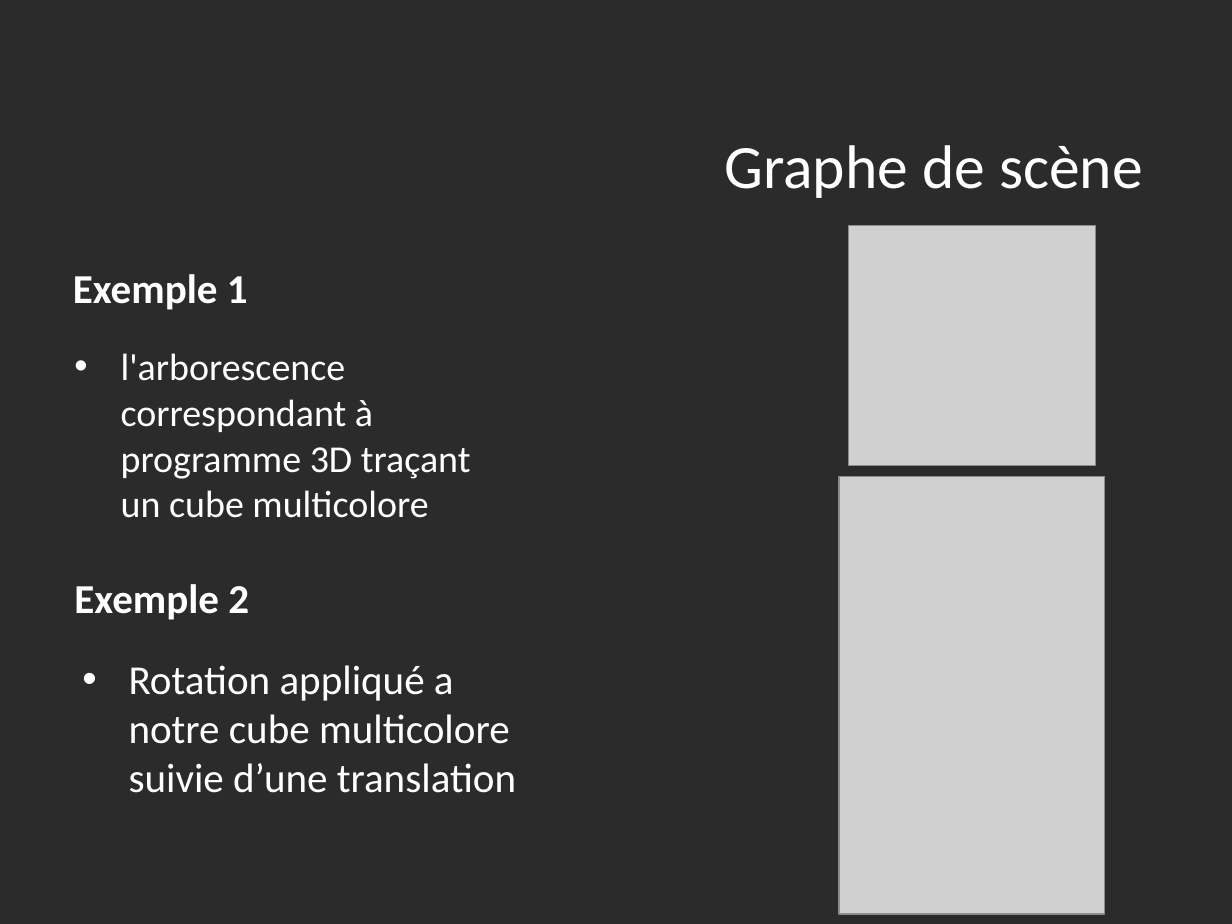
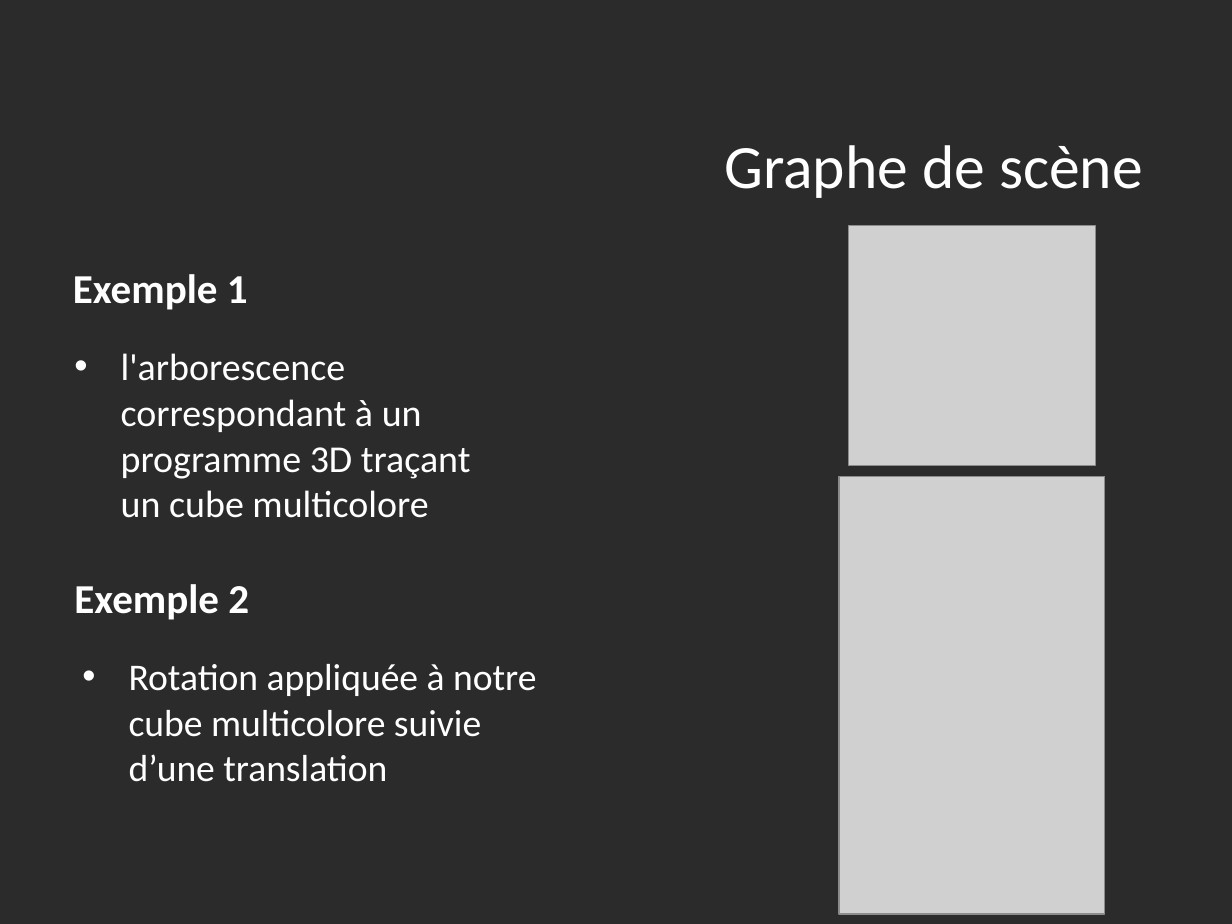
Before and after one commit to IlsanS/Math3D, a slide deck: slide 9 of powerpoint/Présentation1.pptx. Drawn at 1232x924 pixels with LibreOffice and Linux fonts; fonts in the diff are those of the drawing; grey boxes stand for pictures; background and template pictures are left out; a plain dark background stands for a picture behind light text. Boxes give left, top, right and bottom in pixels: in the first picture for what was removed or moved away, otherwise in the second. Text is boxed around its words. In the diff, an @@ line names an element or a change of style, - is before the commit and + after.

Commit message:
13h16

```diff
--- a/powerpoint/Présentation1.pptx
+++ b/powerpoint/Présentation1.pptx
@@ text at [121,353,471,518]: text changed @@
-• l'arborescence correspondant à programme 3D traçant un cube multicolore
+• l'arborescence correspondant à un programme 3D traçant un cube multicolore
@@ text at [129,664,536,782]: text changed; size 24 to 22 pt @@
-• Rotation appliqué a notre cube multicolore suivie d’une translation
+• Rotation appliquée à notre cube multicolore suivie d’une translation
```
Also in this commit, not shown: 4 other slides changed, 2 slides added, 1 slide removed.
